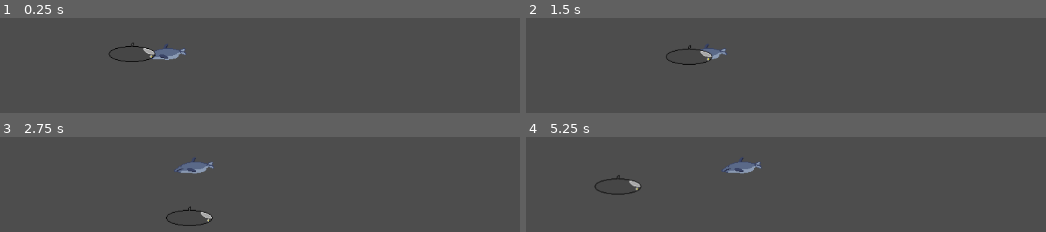
Above: before the commit, frames 1-4 (two rows, left to right).
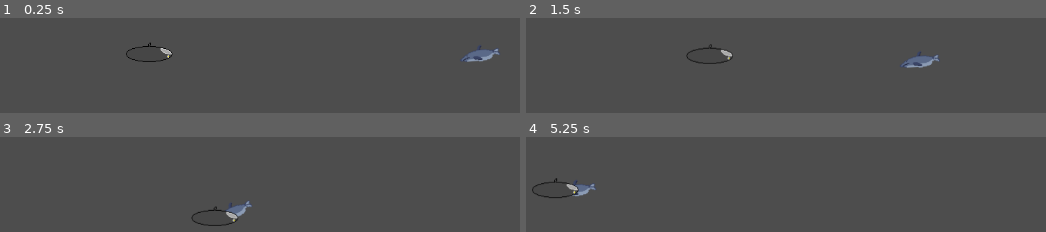
Above: after the commit, the same moments.

Repository: Sub-game-team/Subgame
Game: Godot game, scene res://main.tscn
Two runs of this game, one before a commit and one after it. Both use one fixed random seed, a clock stepped at 60 frames per second and the inputs below.
Inputs:
- Up to frame 1 (0.25 s): no input
- Up to frame 2 (1.5 s): hold Right (right) 0.53-1.28 s; hold Down (down) from 1.28 s (still down)
- Up to frame 3 (2.75 s): release Down (down) at 2.03 s; hold Right (right) from 2.03 s (still down)
- Up to frame 4 (5.25 s): release Right (right) at 2.78 s; hold Up (up) 2.78-3.53 s; tap Enter at 3.5 s; hold Left (left) 3.53-5.03 s; hold Down (down) from 5.03 s (still down)

The runs differ from the first frame. In frame 1, 1.6% of the frame differs, in the area x 20-97%, y 26-47%; in frame 2, 1.4%; in frame 3, 1.6%; in frame 4, 1.7%, in the area x 1-46%, y 22-65%.

Commit message:
A lot of stuff got changed and the mob chases the player now. It also looks in the direction and gets a boost if it is close enough.

Diff:
--- a/main.gd
+++ b/main.gd
@@ -1,21 +1,25 @@
 extends Node
 
 @export var mob_scene: PackedScene
-@export var character_body_2d: PackedScene
+@export var player_scene: PackedScene
+
 
 func create_mob():
 	var mob = mob_scene.instantiate()
 	var direction = 0
 	mob.rotation = direction
-	mob.position = Vector2(0,0) # just temporary
-	var velocity = Vector2(randf_range(15.0, 25.0), 0.0) # wil be removed
-	mob.linear_velocity = velocity.rotated(direction)
+	mob.position = Vector2(500, 0)  # just temporary
+
+	# Pass the player node reference to the mob
+	mob.set_player_reference($Player)
 
 	add_child(mob)
 
+
+
 # Called when the node enters the scene tree for the first time.
 func _ready():
-	var player = character_body_2d.instantiate()
+	var player = player_scene.instantiate()
 	add_child(player)
 	create_mob()
 
--- a/main.tscn
+++ b/main.tscn
@@ -1,10 +1,10 @@
-[gd_scene load_steps=4 format=3 uid="uid://bafk2akb3dfxk"]
+[gd_scene load_steps=4 format=3 uid="uid://b3d142e6e7wlg"]
 
 [ext_resource type="Script" path="res://main.gd" id="1_7x3uh"]
 [ext_resource type="PackedScene" uid="uid://b2vonva0p6djd" path="res://mob_scene.tscn" id="2_6ptv3"]
-[ext_resource type="PackedScene" uid="uid://ch43k4w4dvjsy" path="res://character_body_2d.tscn" id="3_rbeih"]
+[ext_resource type="PackedScene" uid="uid://ch43k4w4dvjsy" path="res://player.tscn" id="3_8y4yx"]
 
 [node name="main" type="Node"]
 script = ExtResource("1_7x3uh")
 mob_scene = ExtResource("2_6ptv3")
-character_body_2d = ExtResource("3_rbeih")
+player_scene = ExtResource("3_8y4yx")
--- a/mob.gd
+++ b/mob.gd
@@ -1,5 +1,12 @@
 extends RigidBody2D
 
+@export var speed = 10
+@export var temp_speed = 0
+var player: CharacterBody2D
+var visual: Sprite2D
+var chase = false
+
+var chase_distance = 300
 
 func _ready():
 	pass
@@ -12,5 +19,24 @@
 	# damage
 	# retreat a bit
 
+# weird hostile fish
 
-# weird hostile fish
+func _physics_process(delta):
+	var direction = (player.global_position - global_position).angle() + 180 - 45
+	rotation += clampf(direction - rotation,-170,170)
+	linear_velocity = Vector2(-10.0,0.0).rotated(direction) * (speed + temp_speed)
+	# maybe save the points where to go in a list and thereby follow the player?
+	# later
+	print("Distance: ", player.global_position.distance_to(global_position), ", temporary speed: ", temp_speed, ", chase: ", chase)
+	if player.global_position.distance_to(global_position) <= chase_distance and not chase:
+		chase = true
+		temp_speed += 10
+	elif player.global_position.distance_to(global_position) > chase_distance and chase:
+		chase = false
+
+	if temp_speed > 0:
+		temp_speed -= 1 * delta
+
+# Function to set the player reference
+func set_player_reference(player_ref: CharacterBody2D):
+	player = player_ref
--- a/mob_scene.tscn
+++ b/mob_scene.tscn
@@ -22,3 +22,5 @@
 texture = ExtResource("2_00tpv")
 
 [node name="VisibleOnScreenNotifier2D" type="VisibleOnScreenNotifier2D" parent="."]
+
+[node name="Mob_Timer" type="Timer" parent="."]
--- a/character_body_2d.tscn
+++ b/player.tscn
@@ -6,7 +6,7 @@
 [sub_resource type="RectangleShape2D" id="RectangleShape2D_asitc"]
 size = Vector2(30, 30)
 
-[node name="CharacterBody2D" type="CharacterBody2D"]
+[node name="Player" type="CharacterBody2D"]
 z_index = 1
 collision_mask = 7
 motion_mode = 1
